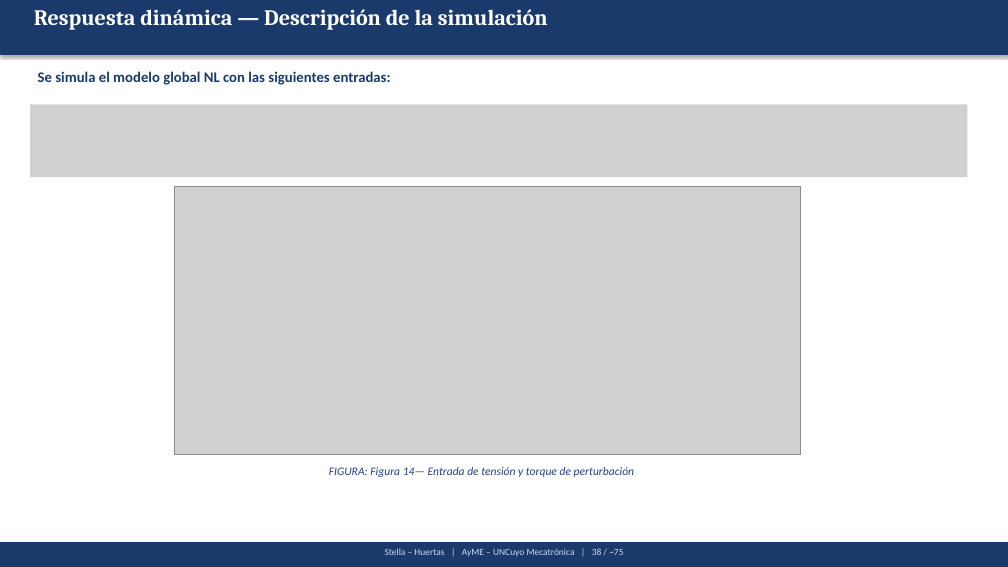
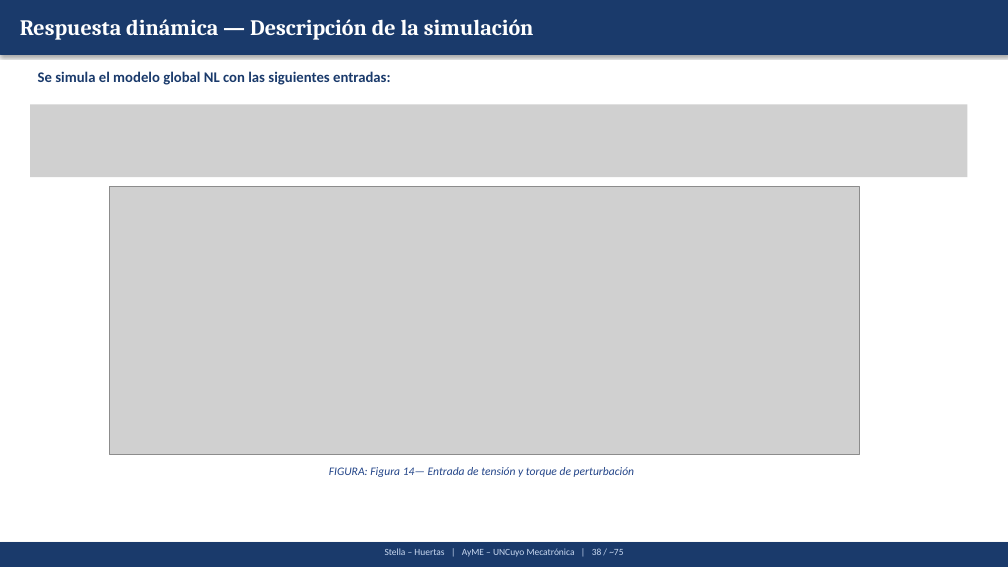
Before and after one commit to Juan-Stella/Automatica-y-maquinas-electricas-final, a slide deck: slide 43 of Presentación/AyME_Stella_Huertas_Presentacion1.pptx. Drawn at 1008x567 pixels with LibreOffice and Linux fonts; fonts in the diff are those of the drawing; grey boxes stand for pictures. Boxes give left, top, right and bottom in pixels: in the first picture for what was removed or moved away, otherwise in the second. Text is boxed around its words. In the diff, an @@ line names an element or a change of style, - is before the commit and + after.

```diff
--- a/Presentación/AyME_Stella_Huertas_Presentacion1.pptx
+++ b/Presentación/AyME_Stella_Huertas_Presentacion1.pptx
@@ text "Respuesta dinámica — Descripción de ...": place and size @@
-text "Respuesta dinámica — Descripción de ..." at (34, 9, 548, 30)
+text "Respuesta dinámica — Descripción de ..." at (20, 19, 534, 40)
@@ picture: place and size @@
-picture at (175, 187, 801, 454)
+picture at (110, 187, 860, 454)
```
Also in this commit, not shown: 1 other slide changed, 25 other files.
